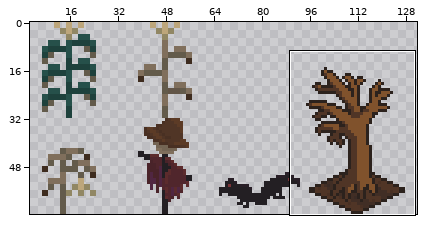
Pixel-art file, stored at Assets/Sprites/exterior-decorations.aseprite. The picture above shows the old version from afar; the outline marks the close-up.
Close-up. Before the edit:
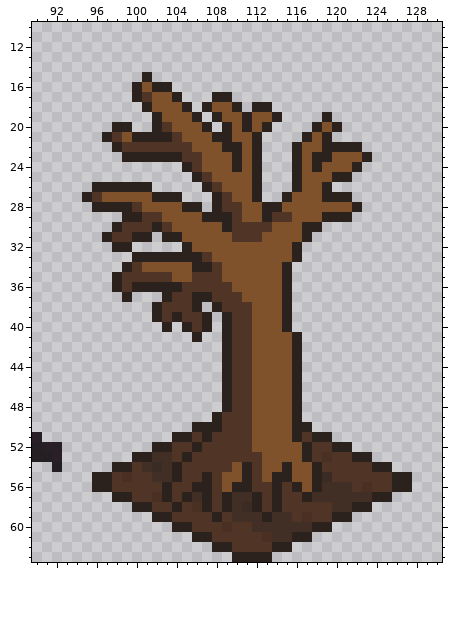
160x64 pixels, 1 frame. Colours within 5 levels of each other are drawn and written as one. Shown: x 90..130, y 10..63. The wide view leaves out empty margins.
After the commit:
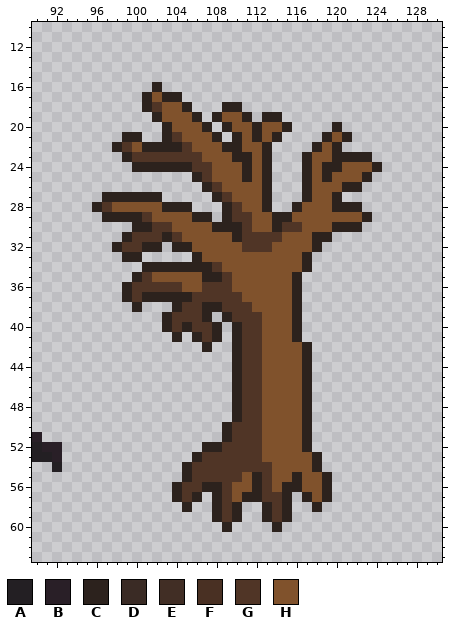
Palette (. is transparent): A #231f23  B #291f27  C #2c221d  D #3a2b25  E #412e25  F #493023  G #503526  H #80522c
Changes in this commit:
layer "tile for ref" now hidden
@@ x 90..130 @@
 14 .........................................
-15 ...........C.............................
-16 ..........CHCC...........................
-17 ..........CGHHC...CC.....................
-18 ...........CHHHC.CHHC.CC.................
-19 ............CHHHC.CHHCHHC....C...........
-20 ........CC..CGHHHC.CHCHC....CHC..........
-21 .......CGHCCCCGHHHCCHHC....CHC...........
-22 ........CGGGGGGGHHHCCHC...CHHCCCC........
-23 .........CCCCCCGGHHHCHC...CHCCHHHC.......
-24 ...............CGHHHCHC...CHCHHHC........
-25 ................CGHHHHC...CHHHCC.........
-26 ......CCCCCC.....CGHHHC...CHHC...........
-27 .....CGHHHHHCCC...CGHHC..CHHHCCC.........
-28 ......CCCCGHHHHCC.CGGHHCCHHHHHHHC........
-29 .........CCGGHHHHCCCGHHCGGHHHCCC.........
-30 ........CGGGCGHHHHHCGGGGHHHCC............
-31 .......CGGCC.CCHHHHHGGGHHHHC.............
-32 ........CC.....CHHHHHHHHHHC..............
-33 ..........CCCCCCCGHHHHHHHHC..............
-34 .........CGHHHHHCCGHHHHHHC...............
-35 ........CGGGGGHHGGGHHHHHHC...............
-36 ........CGCCCCCGGGGGHHHHHC...............
-37 .........C...CGGCCGGGHHHHC...............
-38 ............CGGGC.CGGGHHHC...............
-39 ............CGCGGC.CGGHHHC...............
-40 .............C.CGC.CGGHHHC...............
-41 ................C..CGGHHHHC..............
-42 ...................CGGHHHHC..............
-43 ...................CGGHHHHC..............
-44 ...................CGGHHHHC..............
-45 ...................CGGHHHHC..............
-46 ...................CGGHHHHC..............
-47 ...................CGGHHHHC..............
-48 ...................CGGHHHHC..............
-49 ..................CGGGHHHHC..............
-50 ................CCCGGGHHHHCC.............
-51 B.............CCGCGGGGHHHHCGCC...........
-52 ABB.........CCGGCGGGGGHHHHHCGGCC.........
-53 AAB.......CCEEGCGGGGGGGHHHHCGFGGCC.......
-54 ..A.....CCGEDECGGGGGHCGHHCHHCGGGGGCC.....
-55 ......CCGFGGEECGGCGHHCGHCCHHCDGGGGGGCC...
-56 ......CCGGGGGCGGCCGHCCGGCGCHCEEEGFGGCC...
-57 ........CCGGFCGCECGCEECGCGGCEEEEEECC.....
-58 ..........CCGGCGFCGCEDCGCGGGGGEECC.......
-59 ............CCGGGGCGEEECEEGFGGCC.........
-60 ..............CCGGGFGGEEEEEECC...........
-61 ................CCGGGGGFEECC.............
-62 ..................CCGGGGCC...............
-63 ....................CCCC.................
+15 .........................................
+16 ............C............................
+17 ...........CHCC..........................
+18 ...........CGHHC...CC....................
+19 ............CHHHC.CHHC.CC................
+20 .............CHHHC.CHHCHHC....C..........
+21 .........CC..CGHHHC.CHCHC....CHC.........
+22 ........CGHCCCCGHHHCCHHC....CHC..........
+23 .........CGGGGGGGHHHCCHC...CHHCCCC.......
+24 ..........CCCCCCGGHHHCHC...CHCCHHHC......
+25 ................CGHHHCHC...CHCHHHC.......
+26 .................CGHHHHC...CHHHCC........
+27 .......CCCCCC.....CGHHHC...CHHC..........
+28 ......CGHHHHHCCC...CGHHC..CHHHCCC........
+29 .......CCCCGHHHHCC.CGGHHCCHHHHHHHC.......
+30 ..........CCGGHHHHCCCGHHCGGHHHCCC........
+31 .........CGGGCGHHHHHCGGGGHHHCC...........
+32 ........CGGCC.CCHHHHHGGGHHHHC............
+33 .........CC.....CHHHHHHHHHHC.............
+34 ...........CCCCCCCGHHHHHHHHC.............
+35 ..........CGHHHHHCCGHHHHHHC..............
+36 .........CGGGGGHHGGGHHHHHHC..............
+37 .........CGCCCCCGGGGGHHHHHC..............
+38 ..........C...CGGCCGGGHHHHC..............
+39 .............CGGGC.CGGGHHHC..............
+40 .............CGCGGC.CGGHHHC..............
+41 ..............C.CGC.CGGHHHC..............
+42 .................C..CGGHHHHC.............
+43 ....................CGGHHHHC.............
+44 ....................CGGHHHHC.............
+45 ....................CGGHHHHC.............
+46 ....................CGGHHHHC.............
+47 ....................CGGHHHHC.............
+48 ....................CGGHHHHC.............
+49 ....................CGGHHHHC.............
+50 ...................CGGGHHHHC.............
+51 B..................CGGGHHHHC.............
+52 ABB..............CCGGGGHHHHC.............
+53 AAB.............CGGGGGGHHHHHC............
+54 ..A............CGGGGGGGGHHHHC............
+55 ...............CGGGGGHCGHHCHHC...........
+56 ..............CGGCCGHHCGHCCHHC...........
+57 ..............CGC.CGHCCGGC.CHC...........
+58 ...............C..CGC..CGC..C............
+59 ..................CGC..CGC...............
+60 ...................C....C................
+61 .........................................
+62 .........................................
+63 .........................................
Where, in picture pixels (left, top, right, bottom), the same in both close-ups:
changed: (82, 72, 412, 562)
